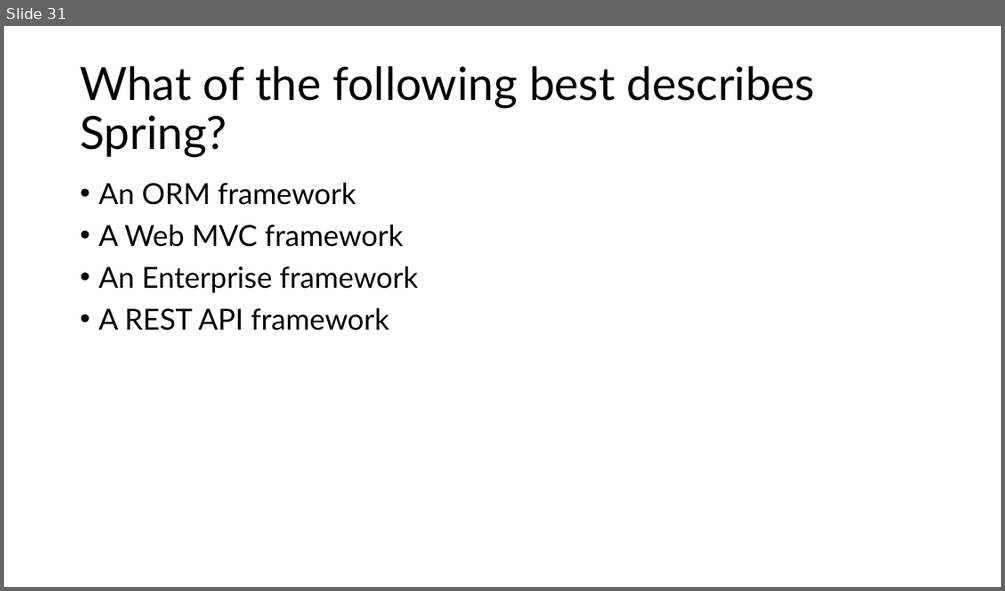
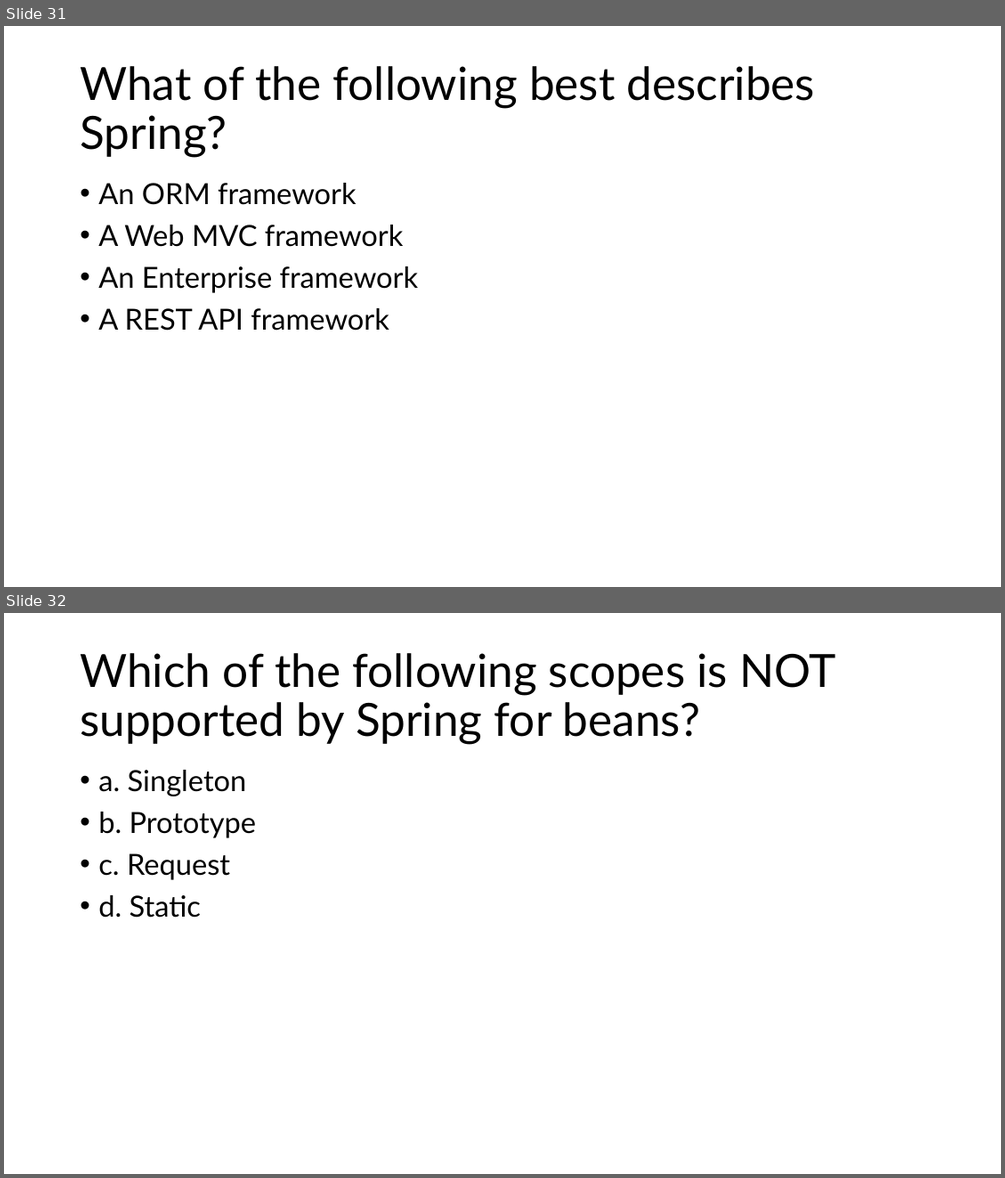
Before and after one commit to aniljos/FS-May-2024, a slide deck: Presentation/MCQ's.pptx. Shown one above the other, each under a label of ours: slide 31 before the commit, slides 31 and 32 after it. The pictures are 1005x591 and 1005x1178 pixels, drawn with LibreOffice and Linux fonts; fonts in the diff are those of the drawing. Boxes give left, top, right and bottom in pixels: in the first picture for what was removed or moved away, otherwise in the second. Text is boxed around its words. In the diff, an @@ line names an element or a change of style, - is before the commit and + after.

```diff
--- a/Presentation/MCQ's.pptx
+++ b/Presentation/MCQ's.pptx
@@ slide 32 added at <box>4,613,1001,1174</box>, background #FFFFFF @@
@@ title added at <box>80,653,836,745</box>, 44 pt, text #000000 @@
+Which of the following scopes is NOT supported by Spring for beans?
@@ text added at <box>98,770,257,917</box>, 28 pt, text #000000 @@
+• a. Singleton
+• b. Prototype
+• c. Request
+• d. Static
```
Also in this commit, not shown: 12 other slides added, 1 other file.
